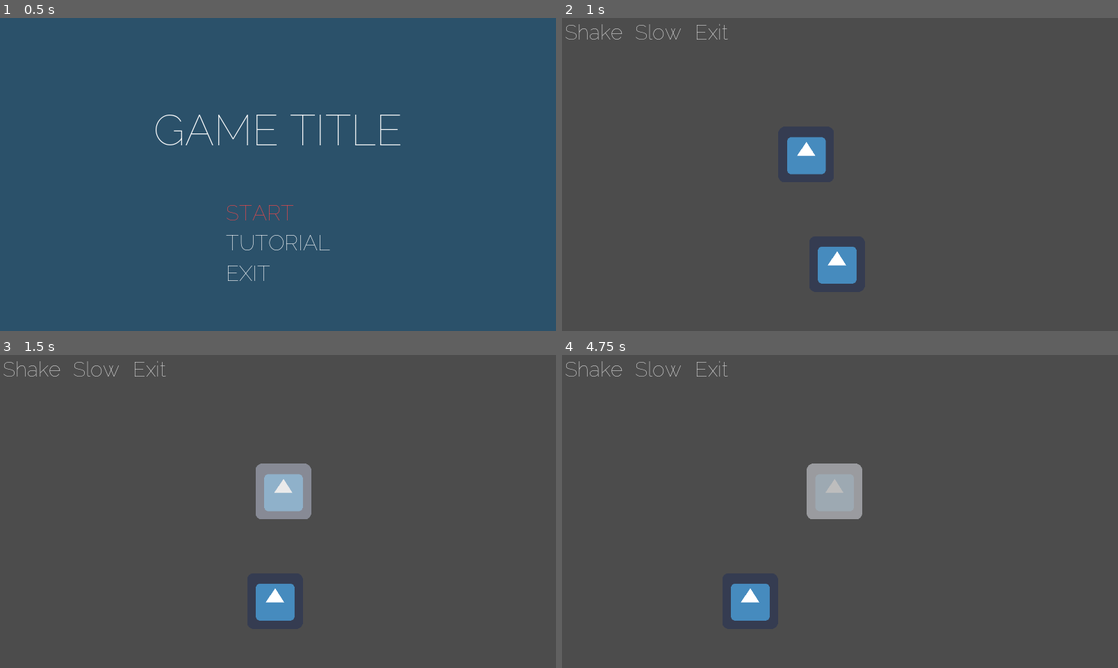
Above: before the commit, frames 1-4 (two rows, left to right).
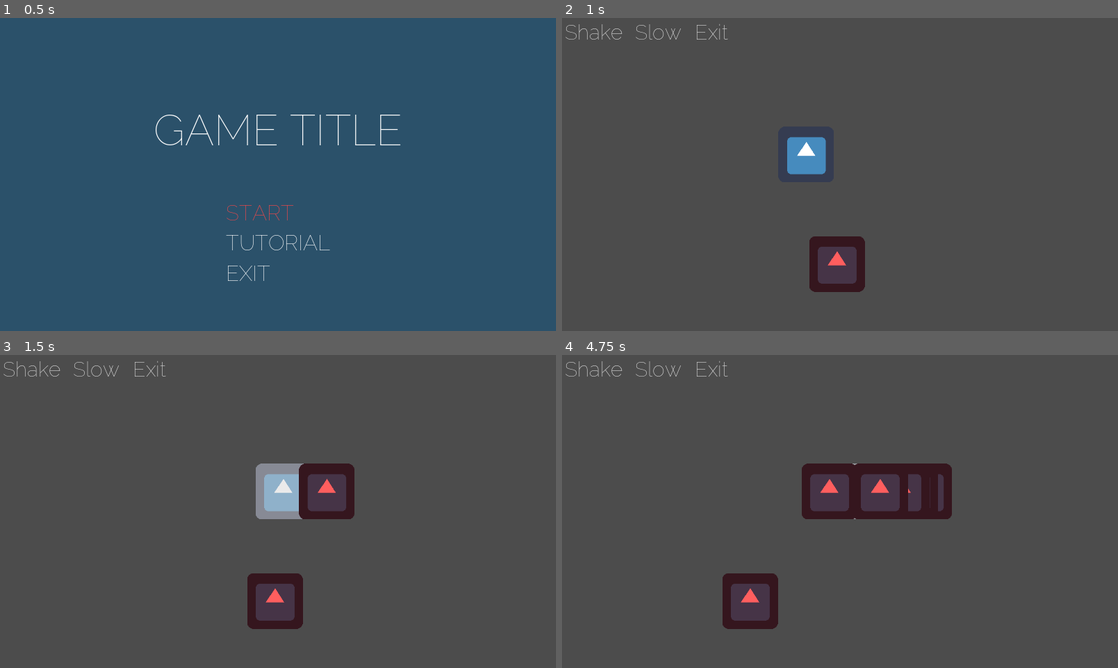
Above: after the commit, the same moments.

Repository: Dexterminator/godot-jam-template
Game: Godot game, scene res://scenes/Title/Title.tscn
The game is run twice, just before and just after one commit, with the same random seed, the same clock (stepped at 60 frames per second) and the same inputs. The engine's default icon, where the game draws it, is replaced by a stand-in: a white triangle on a blue panel in a dark square.
Inputs:
- Up to frame 1 (0.5 s): no input
- Up to frame 2 (1 s): tap Enter (ui_accept) at 0.5, 0.77 s; hold D (right) from 0.53 s (still down); tap J (action1) at 0.6 s
- Up to frame 3 (1.5 s): release D (right) at 1.28 s; hold Down (ui_down) from 1.28 s (still down); tap J (action1) at 1.35 s
- Up to frame 4 (4.75 s): tap Enter (ui_accept) at 1.52, 3.02, 3.77, 4.52 s; release Down (ui_down) at 2.03 s; hold D (right) 2.03-2.78 s; tap J (action1) every 0.75 s from 2.1 to 4.35 s; hold Up (ui_up) 2.78-3.53 s; hold A (left) from 3.53 s (still down)

Frame 1 is identical in both runs. In frame 2, 1.8% of the frame differs, in the area x 44-55%, y 69-88%; in frame 3, 2.9%; in frame 4, 5.5%, in the area x 28-71%, y 34-88%.

Commit message:
Add spawn util

Diff:
--- a/entities/enemy/Enemy.tscn
+++ b/entities/enemy/Enemy.tscn
@@ -6,6 +6,7 @@
 [ext_resource path="res://entities/enemy/Enemy.gd" type="Script" id=4]
 
 [node name="Enemy" type="Sprite"]
+modulate = Color( 1, 0.372549, 0.372549, 1 )
 material = ExtResource( 3 )
 texture = ExtResource( 1 )
 script = ExtResource( 4 )
--- a/entities/player/flashing.gd
+++ b/entities/player/flashing.gd
@@ -1,5 +1,6 @@
 extends "res://entities/player/player_state.gd"
 
+const Enemy = preload("res://entities/enemy/Enemy.tscn")
 var ts_started
 
 func _hello():
@@ -12,6 +13,7 @@
 	tween.tween_property(o.sprite, "material:shader_param/flash_strength", 1.0, 0.3)
 	tween.tween_property(o.sprite, "material:shader_param/flash_strength", 0.0, 0.3)
 	tween.tween_callback(self, "_hello")
+	Utils.spawn(Enemy, o.global_position + Vector2.RIGHT * 100)
 	print(Utils.random_choice([1,2,3]))
 
 func update(delta):
--- a/utils/scene_changer/SceneChanger.gd
+++ b/utils/scene_changer/SceneChanger.gd
@@ -3,6 +3,10 @@
 onready var black = $Black
 onready var tween = $Tween
 const DURATION = 0.2
+var current_scene
+
+func _ready():
+	current_scene = get_tree().get_current_scene()
 
 func change_scene(current_scene_node, path, data = null):
 	tween.interpolate_property(black, "modulate", Color(1,1,1,0), Color.white, DURATION)
@@ -16,5 +20,6 @@
 	if data:
 		scene.data = data
 	root.add_child(scene)
+	current_scene = scene
 	tween.interpolate_property(black, "modulate", Color.white, Color(1,1,1,0), DURATION)
 	tween.start()
--- a/utils/utils.gd
+++ b/utils/utils.gd
@@ -2,3 +2,11 @@
 
 func random_choice(arr):
 	return arr[randi() % arr.size()]
+
+func spawn(factory, pos, parent = null):
+	if not parent:
+		parent = SceneChanger.current_scene
+	var node = factory.instance()
+	node.global_position = pos
+	parent.add_child(node)
+	return node
